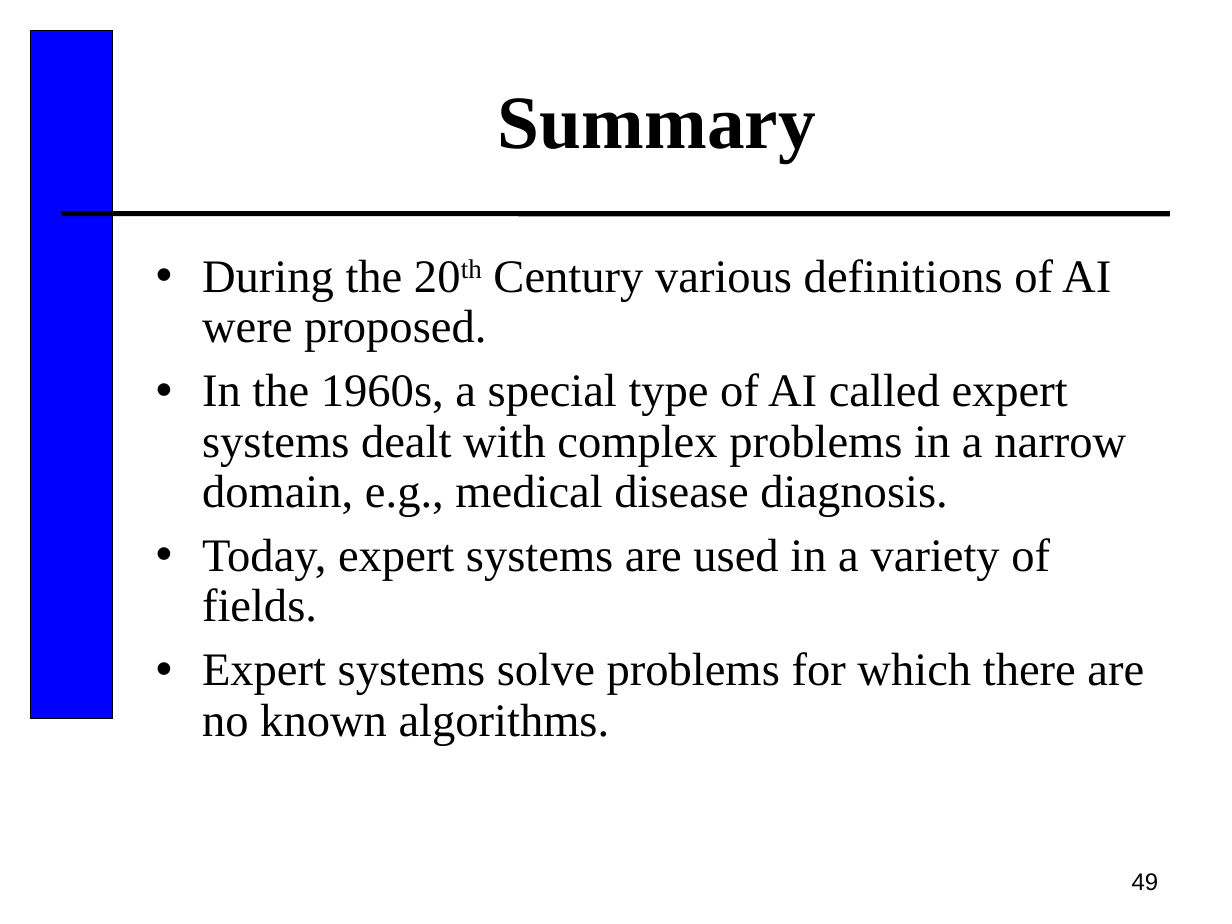
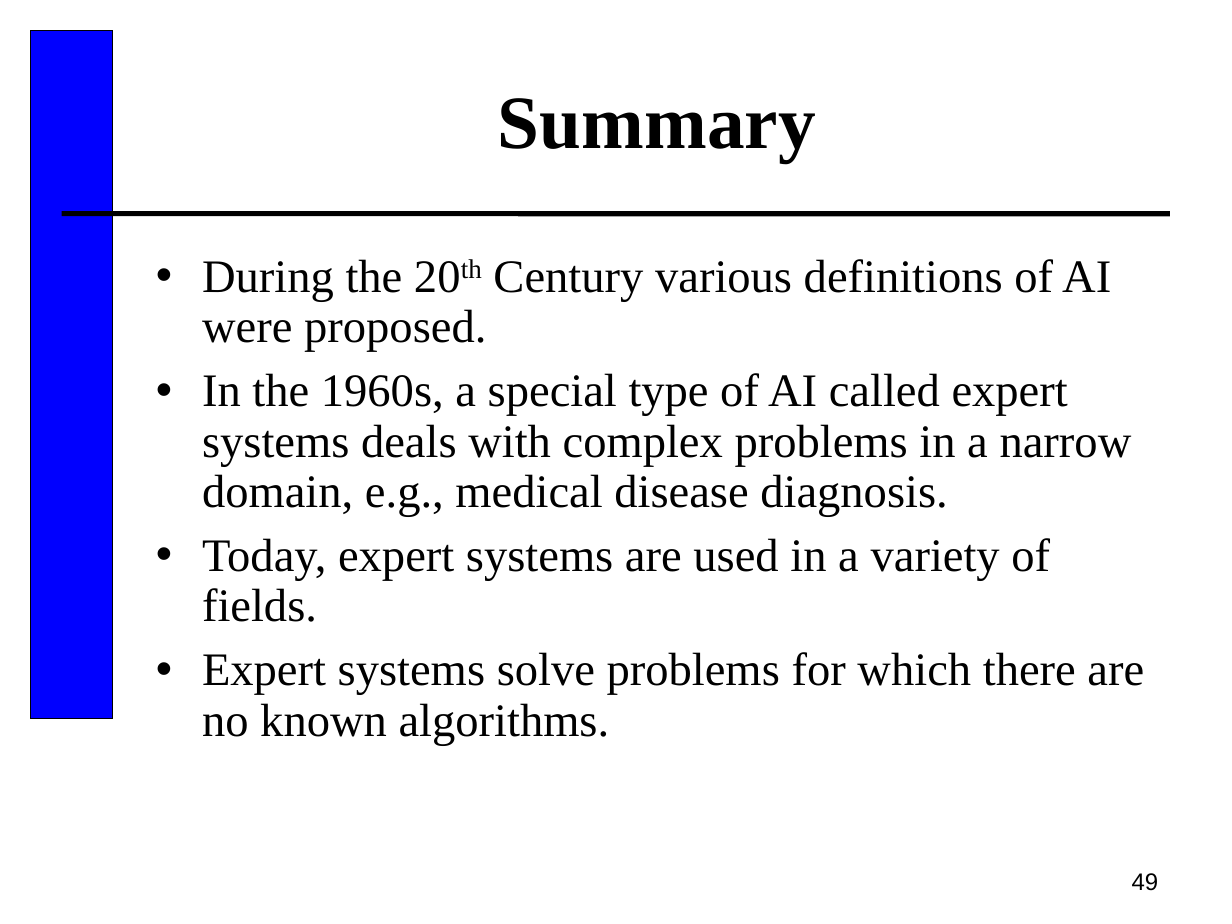
Before and after one commit to wajahatakbar/3rd-Semester-Computer-Science-AI-, a slide deck: slide 49 of Expert System 5.ppt. Drawn at 1232x924 pixels with LibreOffice and Linux fonts; fonts in the diff are those of the drawing. Boxes give left, top, right and bottom in pixels: in the first picture for what was removed or moved away, otherwise in the second. Text is boxed around its words. In the diff, an @@ line names an element or a change of style, - is before the commit and + after.

```diff
--- a/Expert System 5.ppt
+++ b/Expert System 5.ppt
@@ text at [202,373,1132,517]: text changed @@
-• In the 1960s, a special type of AI called expert systems dealt with complex problems in a narrow domain, e.g., medical disease diagnosis.
+• In the 1960s, a special type of AI called expert systems deals with complex problems in a narrow domain, e.g., medical disease diagnosis.
```
Also in this commit, not shown: 5 other slides changed, 2 other files.
